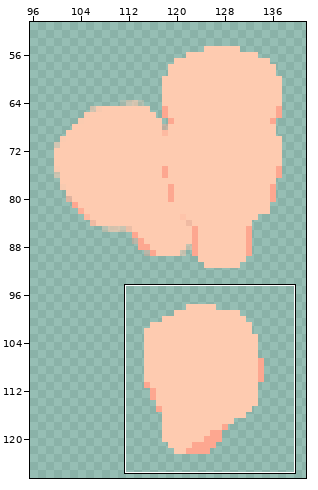
Pixel-art file, stored at resources/kid/unpacked/asesprite/heads/fair.aseprite. The picture above shows the old version from afar; the outline marks the close-up.
Close-up. Old version:
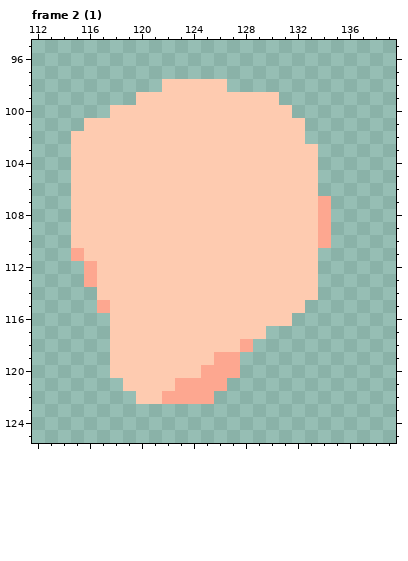
256x256 pixels, 64 frames. Pixels under 10% opacity are left out. Colours within 5 levels of each other are drawn and written as one. Shown: frame 2 (1): x 112..139, y 95..125. The wide view leaves out empty margins. The commit also changed other frames or places, which this record leaves out.
New version:
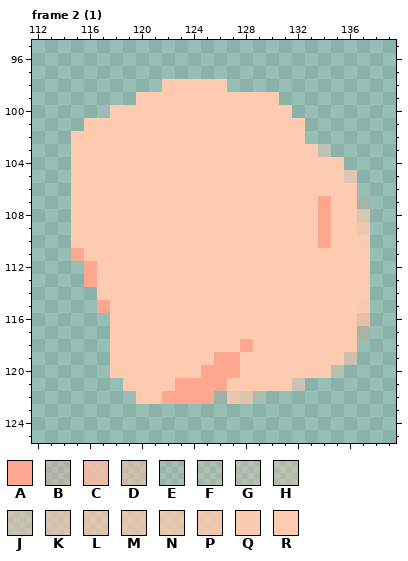
Palette (. is transparent): A #fda790  B #fdb49b4c  C #fdbda4cf  D #fdc3a887  E #fecbb020  F #fecbb034  G #fecbb044  H #fecbb058  J #fecbb07c  K #fecbb09f  L #fecbb0af  M #fecbb0b7  N #fecbb0c3  P #fecbb0db  Q #fecbb0f7  R #fecbb0
The edit:
layer "head" added
Frame 2 (1), layer "head":
Colour B now appears in row 117 at x 137.
Colour C now appears in row 116 at x 137.
Colour D now appears in row 119 at x 136.
Colour E now appears in row 122 at x 126 and 129.
Colour F now appears in row 107 at x 137.
Colour G now appears in row 120 at x 135.
Colour H now appears in row 103 at x 134.
Colour J now appears in row 121 at x 132.
Colour K now appears in row 108 at x 137.
Colour L now appears in row 105 at x 136.
Colour M now appears in row 122 at x 128.
Colour N now appears in row 122 at x 127.
Colour P now appears in row 109 at x 137.
Colour Q now appears in row 104 at x 135; in row 110 at x 137; in row 115 at x 137.
Colour R now appears in row 104 at x 134; in row 105 at x 134 to 135; in row 106 at x 134 to 136; in rows 107 to 110 at x 135 to 136; in rows 111 to 114 at x 134 to 137; in row 115 at x 133 to 136.
Colour R now appears in row 116 at x 132 to 136; in row 117 at x 130 to 136; in row 118 at x 129 to 136; in row 119 at x 128 to 135; in row 120 at x 128 to 134; in row 121 at x 127 to 131.
Pixel boxes of the changes (left, top, right, bottom) in both close-ups:
added: (214, 144, 370, 404)
